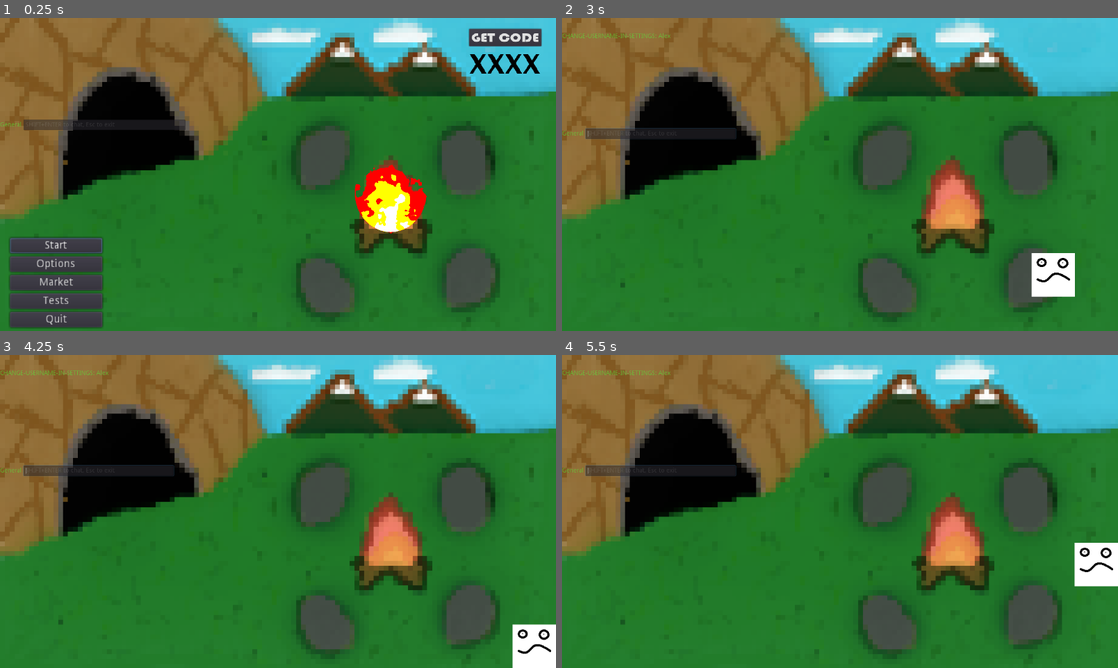
Above: before the commit, frames 1-4 (two rows, left to right).
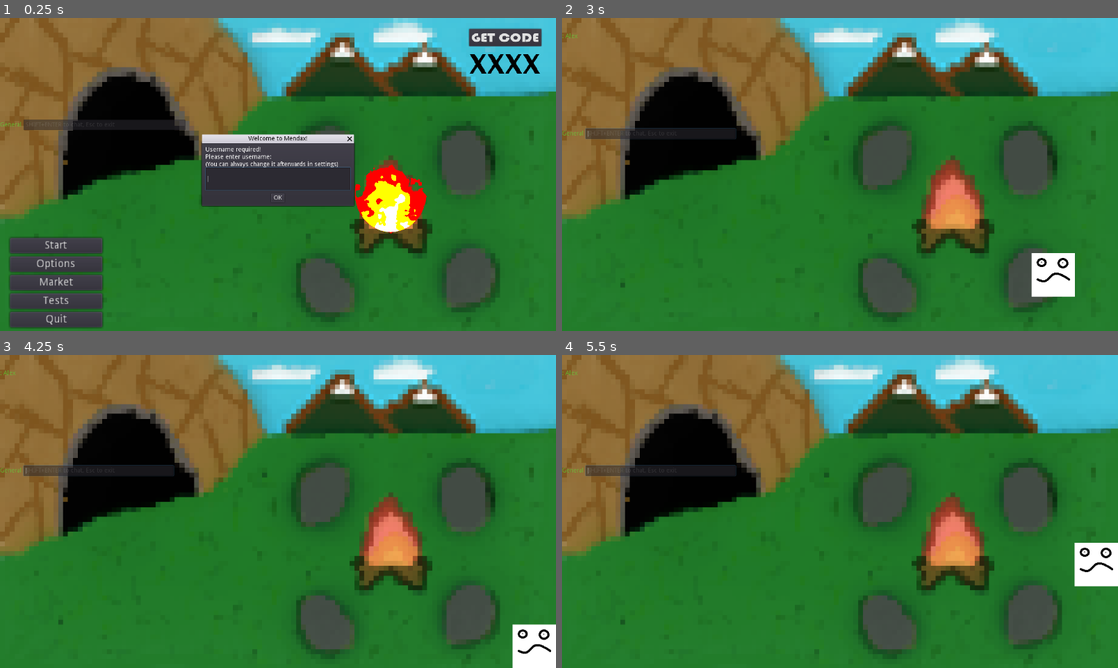
Above: after the commit, the same moments.

Repository: rwyndrum4/MENDAX
Game: Godot game, scene res://Scenes/mainMenu/mainMenu.tscn
Two runs of this game, one before a commit and one after it. Both use one fixed random seed, a clock stepped at 60 frames per second and the inputs below.
Inputs (mouse positions are in pixels of both pictures, inside the frame that each line leads up to):
- Up to frame 1 (0.25 s): no input
- Up to frame 2 (3 s): click (667, 124) at 0.52 s; type "Alex" at 0.6 s; click "Start" at 1.25 s; click (662, 133) at 2.02 s; type "Alex" at 2.1 s; tap Enter (ui_accept) at 2.75, 2.85 s; hold Right (ui_right) from 2.78 s (still down)
- Up to frame 3 (4.25 s): tap Enter (ui_accept) at 3.02, 3.32, 3.5, 3.6, 3.77, 4.07 s; release Right (ui_right) at 3.53 s; hold Down (ui_down) from 3.53 s (still down)
- Up to frame 4 (5.5 s): tap Enter (ui_accept) at 4.25, 4.35, 5, 5.1, 5.27 s; release Down (ui_down) at 4.28 s; hold Right (ui_right) 4.28-5.03 s; hold Up (ui_up) from 5.03 s (still down)

The runs differ from the first frame. In frame 1, 5.9% of the frame differs, in the area x 1-64%, y 37-76%; in frame 2, 0.1%; in frame 3, 0.1%; in frame 4, 0.1%.

Commit message:
making it so it asks player for username on first launch

Diff:
--- a/game/Loader/save.gd
+++ b/game/Loader/save.gd
@@ -39,7 +39,7 @@
 	var file = File.new()
 	if not file.file_exists(SAVEFILE):
 		game_data = {
-			"username" : "CHANGE-USERNAME-IN-SETTINGS",
+			"username" : "",
 			"fullscreen_on": false,
 			"vsync_on": false,
 			"display_fps": false,
--- a/game/Scenes/SettingsMenu/settingsMenu.gd
+++ b/game/Scenes/SettingsMenu/settingsMenu.gd
@@ -193,7 +193,7 @@
 func _on_usernameInput_text_entered(new_text):
 	if " " in new_text:
 		var dialog = AcceptDialog.new()
-		dialog.dialog_text = "No spaces in username please"
+		dialog.dialog_text = "No spaces in username please, change again in settings"
 		dialog.window_title = "Invalid Username"
 		dialog.connect('modal_closed', dialog, 'queue_free')
 		add_child(dialog)
--- a/game/Scenes/mainMenu/mainMenu.gd
+++ b/game/Scenes/mainMenu/mainMenu.gd
@@ -17,6 +17,8 @@
 onready var settingsMenu = $SettingsMenu
 onready var fpsLabel = $fpsLabel
 onready var worldEnv = $WorldEnvironment
+onready var usernameAsk = $askForUsername
+onready var usernameInput = $askForUsername/LineEdit
 
 
 """
@@ -39,6 +41,11 @@
 	settingsMenu._on_MasterVolSlider_value_changed(Save.game_data.master_vol)
 	settingsMenu._on_MusicVolSlider_value_changed(Save.game_data.music_vol)
 	settingsMenu._on_SfxVolSlider_value_changed(Save.game_data.sfx_vol)
+	#check if there is a username
+	if Save.game_data.username == "":
+		usernameAsk.popup_centered()
+		usernameInput.grab_focus()
+
 
 
 """
@@ -145,3 +152,7 @@
 		rng.randomize()
 		var randomAlphabetIndex = rng.randi_range(0, 25)
 		return randomAlphabetIndex
+
+
+func _on_askForUsername_confirmed():
+	settingsMenu._on_usernameInput_text_entered(usernameInput.text)
--- a/game/Scenes/mainMenu/mainMenu.tscn
+++ b/game/Scenes/mainMenu/mainMenu.tscn
@@ -174,9 +174,33 @@
 margin_right = -903.0
 margin_bottom = -512.0
 
+[node name="askForUsername" type="AcceptDialog" parent="."]
+margin_left = 525.0
+margin_top = 270.0
+margin_right = 741.0
+margin_bottom = 414.0
+rect_min_size = Vector2( 350, 0 )
+size_flags_horizontal = 3
+size_flags_vertical = 3
+window_title = "Welcome to Mendax!"
+resizable = true
+dialog_text = "Username required!
+Please enter username:
+(You can always change it afterwards in settings)"
+dialog_autowrap = true
+
+[node name="LineEdit" type="LineEdit" parent="askForUsername"]
+margin_left = 8.0
+margin_top = 73.0
+margin_right = 208.0
+margin_bottom = 108.0
+size_flags_horizontal = 3
+size_flags_vertical = 3
+
 [connection signal="pressed" from="VBoxContainer/Start" to="." method="_on_Start_pressed"]
 [connection signal="pressed" from="VBoxContainer/Options" to="." method="_on_Options_pressed"]
 [connection signal="pressed" from="VBoxContainer/Market" to="." method="_on_Market_pressed"]
 [connection signal="pressed" from="VBoxContainer/Tests" to="." method="_on_Tests_pressed"]
 [connection signal="pressed" from="VBoxContainer/Quit" to="." method="_on_Quit_pressed"]
 [connection signal="button_up" from="joinCodeContainer/getCode" to="." method="_on_GetCode_button_up"]
+[connection signal="confirmed" from="askForUsername" to="." method="_on_askForUsername_confirmed"]
